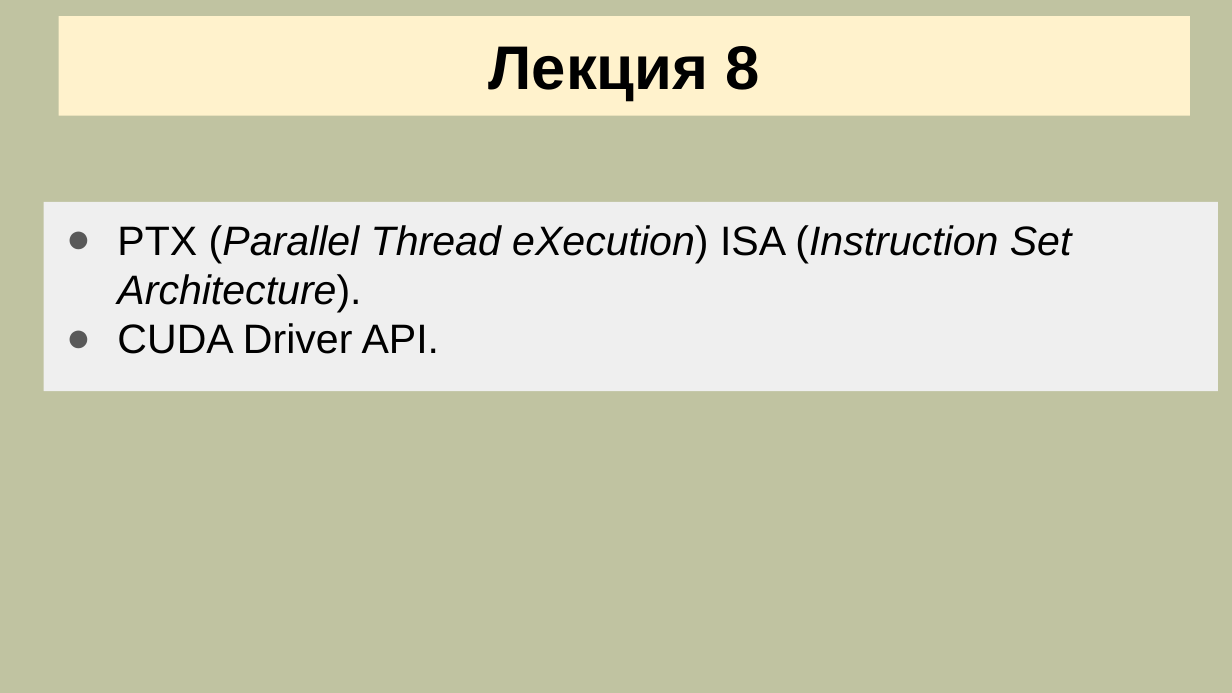
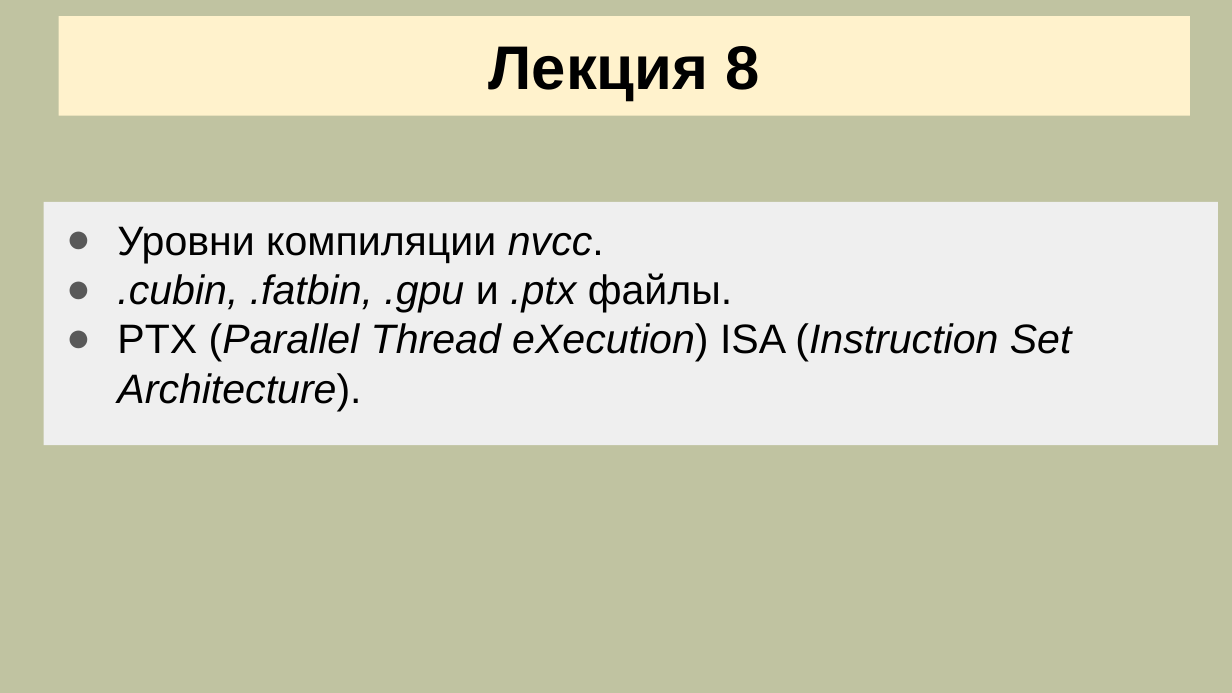
Before and after one commit to mlkv52/sibsutis_cuda_bachelors-2025, a slide deck: slide 1 of Лекции/pptx/Лекция8-ПГП-2025.pptx. Drawn at 1232x693 pixels with LibreOffice and Linux fonts; fonts in the diff are those of the drawing. Boxes give left, top, right and bottom in pixels: in the first picture for what was removed or moved away, otherwise in the second. Text is boxed around its words. In the diff, an @@ line names an element or a change of style, - is before the commit and + after.

```diff
--- a/Лекции/pptx/Лекция8-ПГП-2025.pptx
+++ b/Лекции/pptx/Лекция8-ПГП-2025.pptx
@@ rectangle "Уровни компиляции nvcc.": place and size @@
-rectangle "Уровни компиляции nvcc." at bbox=[43, 202, 1217, 392]
+rectangle "Уровни компиляции nvcc." at bbox=[43, 202, 1217, 446]
@@ text in rectangle at bbox=[117, 226, 732, 312]: paragraphs added @@
+● Уровни компиляции nvcc.
+● .cubin, .fatbin, .gpu и .ptx файлы.
@@ text in rectangle at bbox=[117, 323, 439, 354]: paragraph removed @@
-● CUDA Driver API.
```
Also in this commit, not shown: 4 other slides changed, 26 slides added, 9 slides removed, 6 other files.
